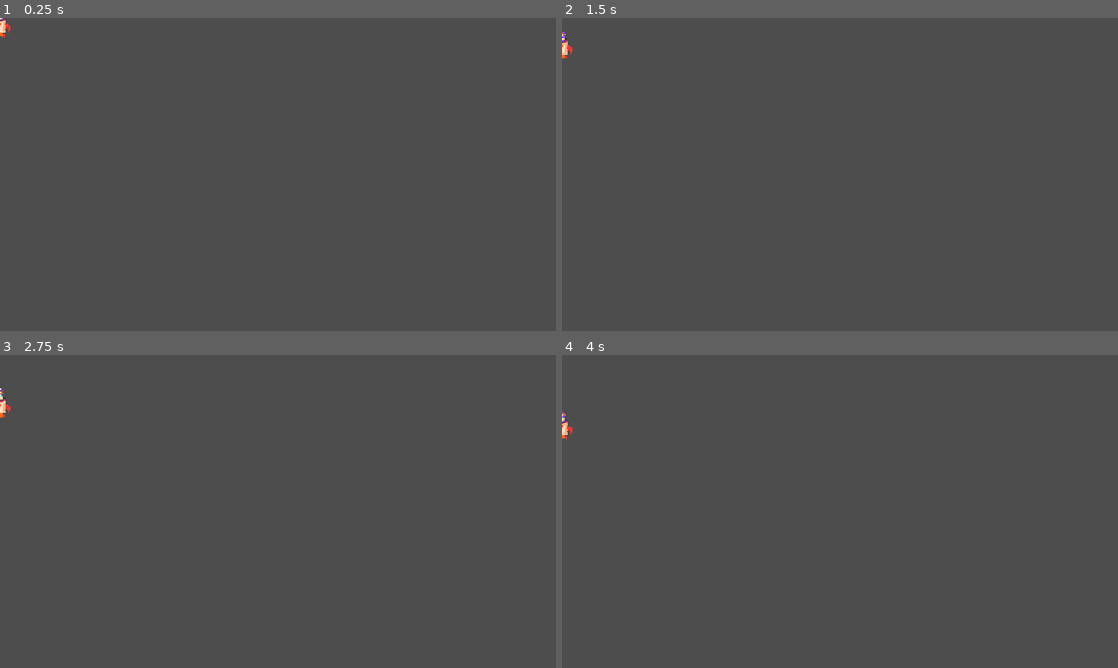
Above: before the commit, frames 1-4 (two rows, left to right).
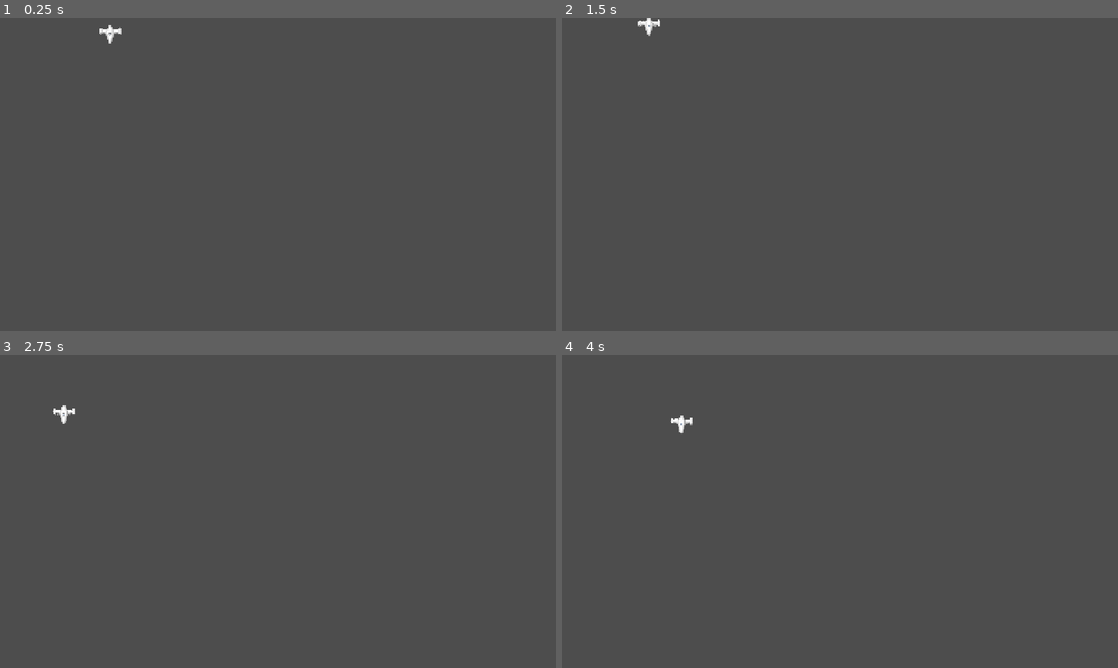
Above: after the commit, the same moments.

Repository: AverySimmons/Laika
Game: Godot game, scene res://01_Source/03_Space/02_Enemies/ranged_enemy.tscn
Two runs of this game, one before a commit and one after it. Both use one fixed random seed, a clock stepped at 60 frames per second and the inputs below. This scene is started directly instead of the project's main scene. The engine's default icon, where the game draws it, is replaced by a stand-in: a white triangle on a blue panel in a dark square.
Inputs (mouse positions are in pixels of both pictures, inside the frame that each line leads up to):
- Up to frame 1 (0.25 s): no input
- Up to frame 2 (1.5 s): move the mouse to (962, 158) at 0.52 s; press the mouse at (962, 158) at 0.53 s; hold Right (arrow_right) 0.53-1.28 s; move the mouse to (728, 190) at 1.27 s; release the mouse at (728, 190) at 1.28 s; hold Down (arrow_down) from 1.28 s (still down); click (728, 190) at 1.35 s
- Up to frame 3 (2.75 s): move the mouse to (333, 442) at 2.02 s; release Down (arrow_down) at 2.03 s; press the mouse at (333, 442) at 2.03 s; hold Right (arrow_right) from 2.03 s (still down)
- Up to frame 4 (4 s): move the mouse to (812, 574) at 2.77 s; release Right (arrow_right) at 2.78 s; release the mouse at (812, 574) at 2.78 s; hold Up (arrow_up) 2.78-3.53 s; click (812, 574) at 2.85 s; move the mouse to (1006, 558) at 3.52 s; press the mouse at (1006, 558) at 3.53 s; hold Left (arrow_left) from 3.53 s (still down)

The runs differ from the first frame. In frame 1, 0.2% of the frame differs, in the area x 0-22%, y 0-9%; in frame 2, 0.2%, in the area x 0-18%, y 0-13%; in frame 3, 0.2%; in frame 4, 0.2%.

Commit message:
Some enemy stuff

Diff:
--- a/01_Source/03_Space/02_Enemies/big_meteor.gd
+++ b/01_Source/03_Space/02_Enemies/big_meteor.gd
@@ -7,7 +7,7 @@
 	radius = randf_range(130, 180)
 	hitbox.shape.radius = radius
 	hurtbox.shape.radius = radius
-	# Change sprite scale too
+	sprite.scale = Vector2(radius/100., radius/100.)
 	pass
 
 func _physics_process(delta: float) -> void:
--- a/01_Source/03_Space/02_Enemies/big_meteor.tscn
+++ b/01_Source/03_Space/02_Enemies/big_meteor.tscn
@@ -1,10 +1,10 @@
 [gd_scene load_steps=5 format=3 uid="uid://bwb2ypiyxmi8l"]
 
 [ext_resource type="Script" uid="uid://b38enkw0ulank" path="res://01_Source/03_Space/02_Enemies/big_meteor.gd" id="1_15cq6"]
-[ext_resource type="Texture2D" uid="uid://cwqu368tk0pah" path="res://icon.svg" id="2_1p6kw"]
+[ext_resource type="Texture2D" uid="uid://csov164kd7jv8" path="res://00_Assets/00_Sprites/space sprites/boulder.png" id="2_1p6kw"]
 
 [sub_resource type="CircleShape2D" id="CircleShape2D_15cq6"]
-radius = 130.0
+radius = 100.0
 
 [sub_resource type="CircleShape2D" id="CircleShape2D_1p6kw"]
 
--- a/01_Source/03_Space/02_Enemies/gun.gd
+++ b/01_Source/03_Space/02_Enemies/gun.gd
@@ -6,12 +6,16 @@
 @onready var enemy_bullet = preload("res://01_Source/03_Space/01_Player/00_Guns/enemy_bullet.tscn")
 
 func shoot() -> void:
-	var dir_to_player: Vector2 = player.global_position - global_position
+	var dir_to_player: Vector2
+	if player == null:
+		dir_to_player = Vector2(0, 1)
+	else:
+		dir_to_player = player.global_position - global_position
 	var angle_to_player: float = dir_to_player.angle()
-	angle_to_player -= TAU/12.
+	angle_to_player -= TAU/16.
 	for bullet in range(num_bullets):
 		var new_bullet = enemy_bullet.instantiate()
 		new_bullet.shoot(Vector2.from_angle(angle_to_player))
 		get_tree().current_scene.add_child(new_bullet)
-		angle_to_player += TAU/12.
+		angle_to_player += TAU/16.
 	return
--- a/01_Source/03_Space/02_Enemies/melee_enemy.gd
+++ b/01_Source/03_Space/02_Enemies/melee_enemy.gd
@@ -16,6 +16,7 @@
 	var dir_to_player = player.global_position - global_position
 	cur_velocity += dir_to_player*acceleration*delta
 	cur_velocity.clamp(-top_speed, top_speed)
+	rotation = 3*TAU/4. + cur_velocity.angle()
 	global_position += cur_velocity*delta
 	pass
 
--- a/01_Source/03_Space/02_Enemies/melee_enemy.tscn
+++ b/01_Source/03_Space/02_Enemies/melee_enemy.tscn
@@ -1,10 +1,13 @@
-[gd_scene load_steps=4 format=3 uid="uid://c0j4flnplaxwp"]
+[gd_scene load_steps=5 format=3 uid="uid://c0j4flnplaxwp"]
 
 [ext_resource type="Script" uid="uid://c1e7mwa26e84f" path="res://01_Source/03_Space/02_Enemies/melee_enemy.gd" id="1_ognmw"]
+[ext_resource type="Texture2D" uid="uid://b186kwha0humf" path="res://00_Assets/00_Sprites/space sprites/enemyship2.png" id="2_7igh7"]
 
 [sub_resource type="RectangleShape2D" id="RectangleShape2D_7igh7"]
+size = Vector2(32, 42)
 
-[sub_resource type="CapsuleShape2D" id="CapsuleShape2D_hciok"]
+[sub_resource type="RectangleShape2D" id="RectangleShape2D_hciok"]
+size = Vector2(33, 45)
 
 [node name="MeleeEnemy" type="Area2D"]
 collision_layer = 0
@@ -12,12 +15,18 @@
 script = ExtResource("1_ognmw")
 metadata/_custom_type_script = "uid://cnmnmhklqj8i2"
 
+[node name="Sprite2D" type="Sprite2D" parent="."]
+scale = Vector2(0.2, 0.2)
+texture = ExtResource("2_7igh7")
+
 [node name="Hurtbox" type="Area2D" parent="."]
 collision_layer = 4
 collision_mask = 0
 
 [node name="CollisionShape2D" type="CollisionShape2D" parent="Hurtbox"]
+position = Vector2(0, -1)
 shape = SubResource("RectangleShape2D_7igh7")
 
 [node name="Hitbox" type="CollisionShape2D" parent="."]
-shape = SubResource("CapsuleShape2D_hciok")
+position = Vector2(0.5, -0.5)
+shape = SubResource("RectangleShape2D_hciok")
--- a/01_Source/03_Space/02_Enemies/ranged_enemy.gd
+++ b/01_Source/03_Space/02_Enemies/ranged_enemy.gd
@@ -3,7 +3,11 @@
 # Movement =========================================================================================
 var oval_radius: Vector2 = Vector2(75, 0) # 75, 40
 var current_angle: float = 0
-var fully_spawned: bool = false
+var fully_spawned: bool = true
+
+# Weapon stuff =====================================================================================
+var shooting_time: float = 3
+var shooting_timer: float = 3
 
 @onready var movement_point: Node2D = $MovementPoint
 @onready var hitbox: CollisionShape2D = $Hitbox
@@ -14,7 +18,7 @@
 func _ready() -> void:
 	type = 1
 	hp = 4
-	#global_position.x += 200
+	global_position.x += 200
 	pass
 
 func _physics_process(delta: float) -> void:
@@ -24,7 +28,10 @@
 	current_angle = fmod(current_angle, TAU)
 	update_position()
 
-	gun.shoot()
+	shooting_timer -= delta
+	if shooting_timer <= 0:
+		gun.shoot()
+		shooting_timer = shooting_time
 	pass
 
 func update_position() -> void:
--- a/01_Source/03_Space/02_Enemies/ranged_enemy.tscn
+++ b/01_Source/03_Space/02_Enemies/ranged_enemy.tscn
@@ -1,9 +1,8 @@
-[gd_scene load_steps=8 format=3 uid="uid://rjmisr4e85fi"]
+[gd_scene load_steps=7 format=3 uid="uid://rjmisr4e85fi"]
 
 [ext_resource type="Script" uid="uid://bwp6eemrbbpqo" path="res://01_Source/03_Space/02_Enemies/ranged_enemy.gd" id="1_kp05j"]
 [ext_resource type="Script" uid="uid://dnsj3bd6sm46l" path="res://01_Source/03_Space/02_Enemies/movement_point.gd" id="2_dbusx"]
-[ext_resource type="Texture2D" uid="uid://cwqu368tk0pah" path="res://icon.svg" id="3_5cal0"]
-[ext_resource type="Texture2D" uid="uid://c7i71lns6i3vf" path="res://00_Assets/00_Sprites/space sprites/laika_spaceship.png" id="3_dbusx"]
+[ext_resource type="Texture2D" uid="uid://bh8jnrexbinkk" path="res://00_Assets/00_Sprites/space sprites/enemyship1.png" id="3_5cal0"]
 [ext_resource type="Script" uid="uid://jjlqwh7dh2o5" path="res://01_Source/03_Space/02_Enemies/gun.gd" id="5_ts1jd"]
 
 [sub_resource type="RectangleShape2D" id="RectangleShape2D_5cal0"]
@@ -29,13 +28,9 @@
 [node name="MovementPoint" type="Node2D" parent="."]
 script = ExtResource("2_dbusx")
 
-[node name="Sprite2D" type="Sprite2D" parent="MovementPoint"]
+[node name="Sprite2D" type="Sprite2D" parent="."]
 scale = Vector2(0.2, 0.2)
 texture = ExtResource("3_5cal0")
 
-[node name="Sprite2D" type="Sprite2D" parent="."]
-scale = Vector2(0.2, 0.2)
-texture = ExtResource("3_dbusx")
-
 [node name="Gun" type="Node2D" parent="."]
 script = ExtResource("5_ts1jd")
--- a/01_Source/03_Space/02_Enemies/small_meteor.gd
+++ b/01_Source/03_Space/02_Enemies/small_meteor.gd
@@ -7,7 +7,7 @@
 	radius = randf_range(40, 60)
 	hitbox.shape.radius = radius
 	hurtbox.shape.radius = radius
-	# Change sprite scale too
+	sprite.scale = Vector2(radius/40., radius/40.)
 	pass
 
 func _physics_process(delta: float) -> void:
--- a/01_Source/03_Space/02_Enemies/small_meteor.tscn
+++ b/01_Source/03_Space/02_Enemies/small_meteor.tscn
@@ -1,8 +1,10 @@
-[gd_scene load_steps=4 format=3 uid="uid://dlsnggq4ril8f"]
+[gd_scene load_steps=5 format=3 uid="uid://dlsnggq4ril8f"]
 
 [ext_resource type="Script" uid="uid://5neb7kp52ato" path="res://01_Source/03_Space/02_Enemies/small_meteor.gd" id="1_alpoj"]
+[ext_resource type="Texture2D" uid="uid://b4fj1v5evlcah" path="res://00_Assets/00_Sprites/space sprites/smallrock.png" id="2_ilrt4"]
 
 [sub_resource type="CircleShape2D" id="CircleShape2D_ilrt4"]
+radius = 40.0
 
 [sub_resource type="CircleShape2D" id="CircleShape2D_o65il"]
 
@@ -11,6 +13,10 @@
 collision_mask = 8
 script = ExtResource("1_alpoj")
 metadata/_custom_type_script = "uid://dhaw8kkdbem5y"
+
+[node name="Sprite2D" type="Sprite2D" parent="."]
+position = Vector2(-1, -19)
+texture = ExtResource("2_ilrt4")
 
 [node name="Hitbox" type="CollisionShape2D" parent="."]
 shape = SubResource("CircleShape2D_ilrt4")
@@ -21,5 +27,3 @@
 
 [node name="CollisionShape2D" type="CollisionShape2D" parent="Hurtbox"]
 shape = SubResource("CircleShape2D_o65il")
-
-[node name="Sprite2D" type="Sprite2D" parent="."]
